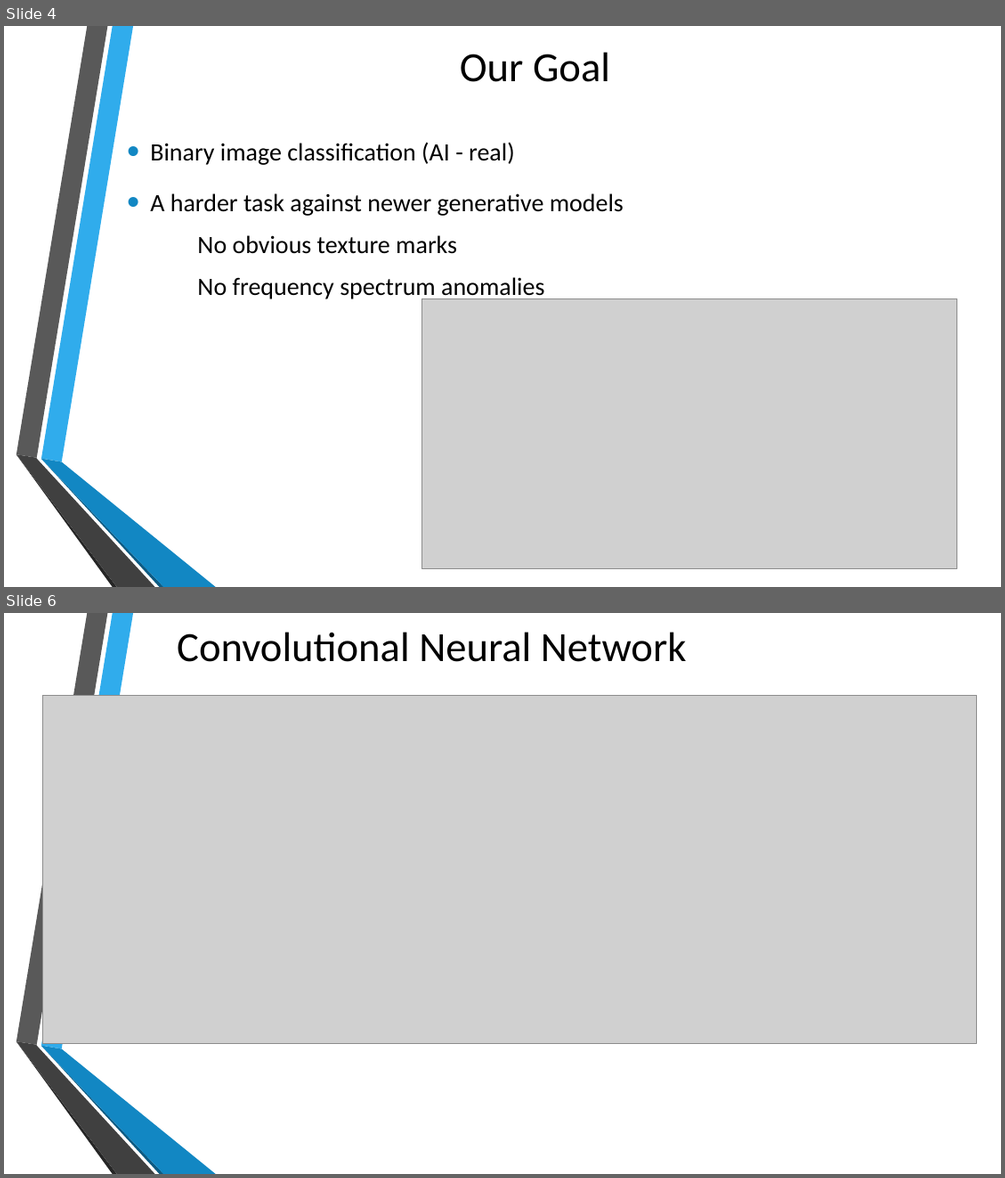
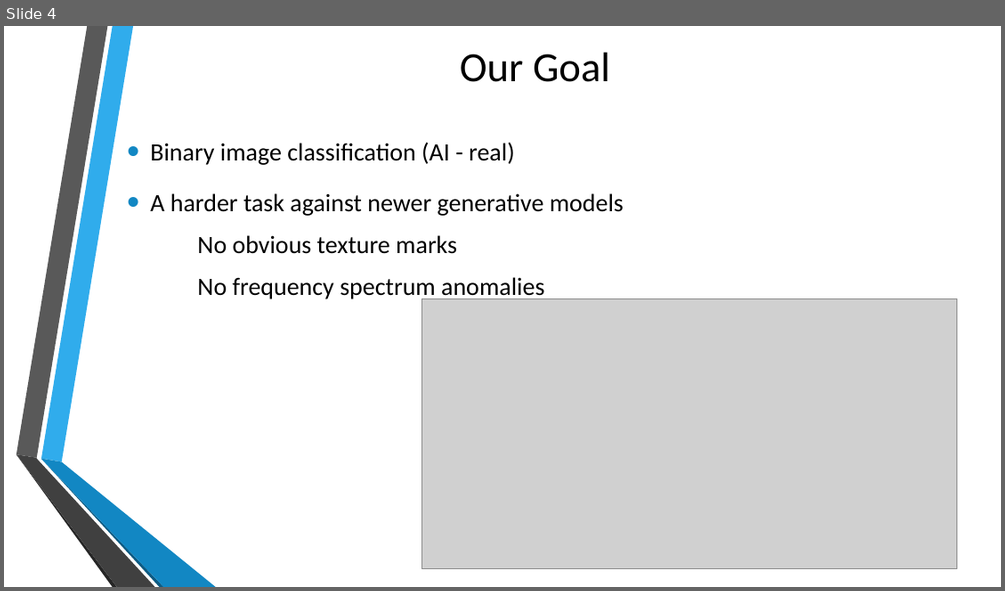
Before and after one commit to FrenkieL/NNProj, a slide deck: docu/prez/detection of ai generatoed images.odp. Shown one above the other, each under a label of ours: slides 4 and 6 before the commit, slide 4 after it; the slides between them are not shown. The pictures are 1005x1178 and 1005x591 pixels, drawn with LibreOffice and Linux fonts; fonts in the diff are those of the drawing; grey boxes stand for pictures; background and template pictures are left out. Boxes give left, top, right and bottom in pixels: in the first picture for what was removed or moved away, otherwise in the second. Text is boxed around its words. In the diff, an @@ line names an element or a change of style, - is before the commit and + after.

```diff
--- a/docu/prez/detection of ai generatoed images.odp
+++ b/docu/prez/detection of ai generatoed images.odp
@@ slide 6 removed at (4, 613, 1001, 1174), background picture (left out); not listed: 6 template elements that a slide beside it also shows @@
@@ title removed at (177, 632, 687, 662) @@
-Convolutional Neural Network
@@ picture removed at (42, 695, 976, 1043) @@
```
Also in this commit, not shown: 2 slides changed, 1 slide added, 3 other files.
